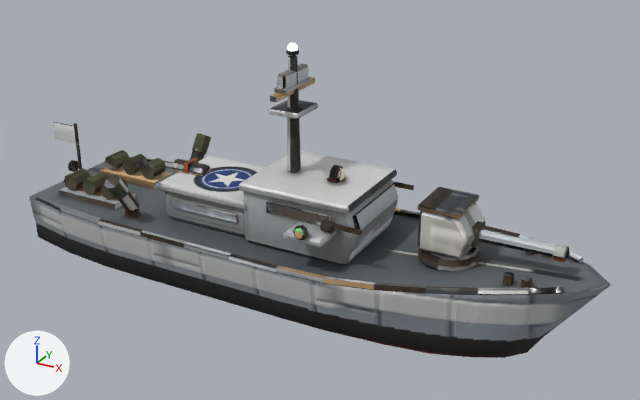
The glTF model public/models/pt.allies.glb: old version first, new version second.
Before and after are seen from a camera (50 mm lens) standing at (0.615, -1.056, 0.652) and looking at (0.029, 0.008, 0.12). The lights are fixed; the arrows at lower left show +X, +Y and +Z. The older version comes first. Where no turn or scale is listed for an object, it has been applied to the vertices. Vertices at exactly the same position are counted once.

Objects in the first picture: 'b0_mesh', 'hull_mesh', 'radar_mesh', 'turret_mesh'.
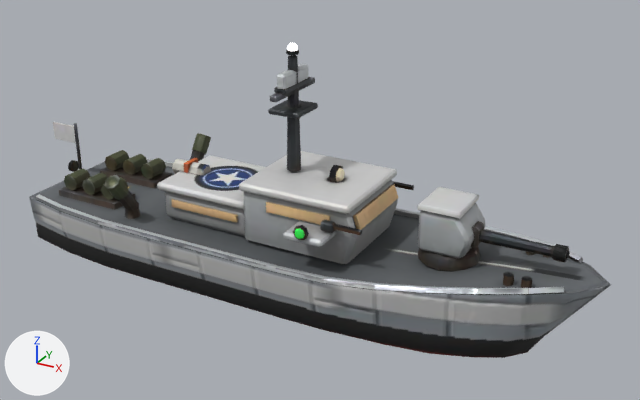
Where the change shows, as pixel boxes (x1, y1, x2, y2) in the pictures (640 x 400 px):
part 1 of me_hull, surface changed: (36, 55, 581, 294) in both
part 2 of me_turret, surface changed: (418, 187, 485, 272) in both
part 3 of me_b0, surface changed (darker): (479, 229, 570, 263) in both

The change, as a list of edits to the scene's bpy script:
```text
Change me_hull:
    used by ob_hull_mesh; location = (-0.015, 0.0, 0.152)
    remove me_hull.from_pydata(...)  # 1134 vertices, 1751 faces; spans x -0.475..0.475, y -0.133..0.133, z -0.202..0.202
    add me_hull.from_pydata(...)  # 1134 vertices, 1750 faces; spans x -0.475..0.475, y -0.133..0.133, z -0.202..0.202
    me_hull part 1: 981 kept faces spanning x -0.475..0.428, y -0.131..0.131, z -0.088..0.182 get new texture (UV) coordinates
    edits to the shape of me_hull do not show in these pictures
Change me_turret:
    used by ob_turret_mesh; location = (0.24, 0.0, 0.123)
    remove me_turret.from_pydata(...)  # 133 vertices, 231 faces; spans x -0.0432..0.0432, y -0.0443..0.0443, z -0.044..0.044
    add me_turret.from_pydata(...)  # 133 vertices, 233 faces; spans x -0.0432..0.0432, y -0.0443..0.0443, z -0.044..0.044
    me_turret part 2: 208 kept faces spanning x -0.0432..0.0432, y -0.0443..0.0443, z -0.044..0.044 get new texture (UV) coordinates
    edits to the shape of me_turret do not show in these pictures
Change me_b0:
    where me_b0.from_pydata(...)  # 56 vertices, 94 faces; spans x -0.066..0.066, y -0.011..0.011, z -0.0105..0.0105
    used by ob_b0_mesh; location = (0.336, 0.0, 0.124)
    me_b0 part 3: texture (UV) coordinates of 94 of 94 faces, centred in x -0.066..0.066, y -0.0103..0.0103, z -0.0105..0.0105, changed; they spanned u 0.2..0.99, v 0.19..0.99 and now span u 0.19..0.99, v 0.17..1.0
```
